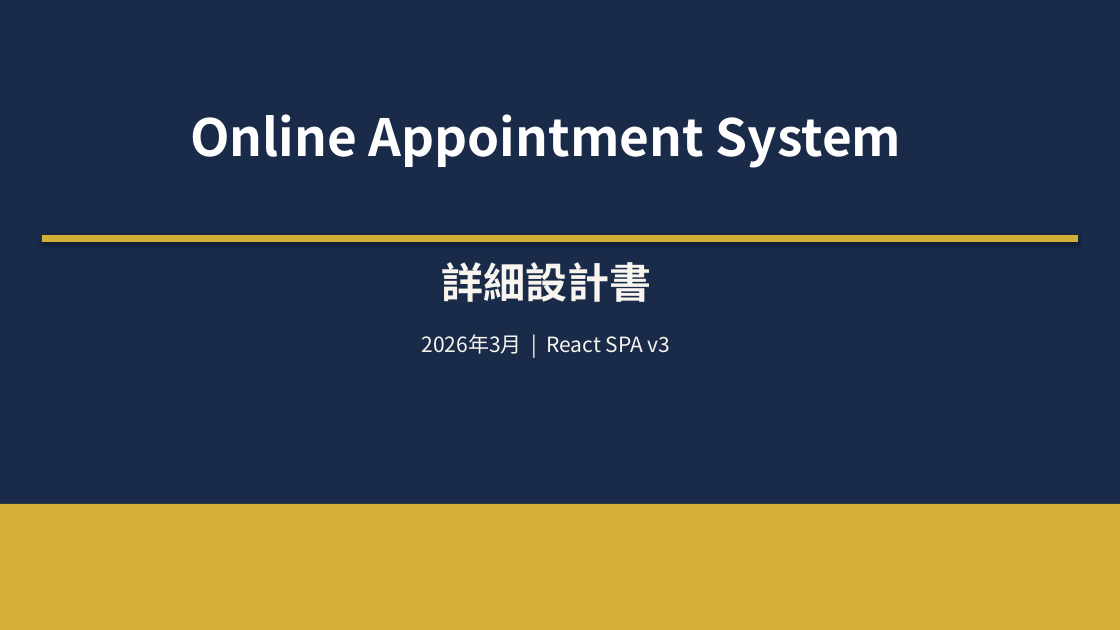
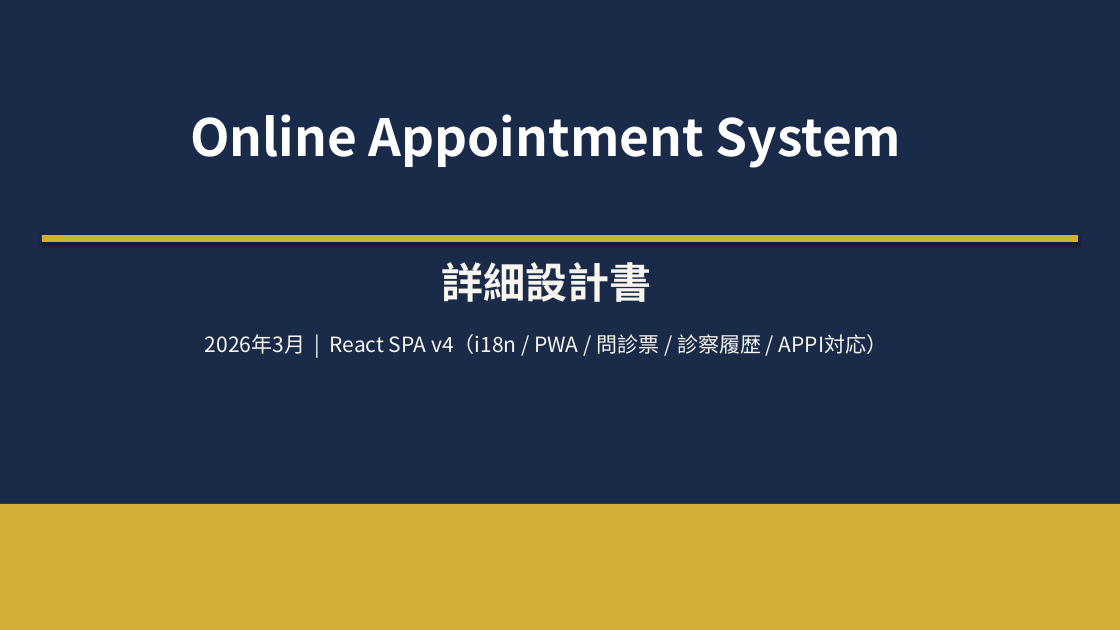
Before and after one commit to Kojinius/fukumoto-reservation, a slide deck: slide 1 of documents/specs/OnlineAppointSystem_詳細設計書.pptx. Drawn at 1120x630 pixels with LibreOffice and Linux fonts; fonts in the diff are those of the drawing. Boxes give left, top, right and bottom in pixels: in the first picture for what was removed or moved away, otherwise in the second. Text is boxed around its words. In the diff, an @@ line names an element or a change of style, - is before the commit and + after.

```diff
--- a/documents/specs/OnlineAppointSystem_詳細設計書.pptx
+++ b/documents/specs/OnlineAppointSystem_詳細設計書.pptx
@@ text at (x1=205, y1=334, x2=888, y2=354): text changed @@
-2026年3月 | React SPA v3
+2026年3月 | React SPA v4（i18n / PWA / 問診票 / 診察履歴 / APPI対応）
```
Also in this commit, not shown: 11 other slides changed, 6 slides added, 47 other files.
